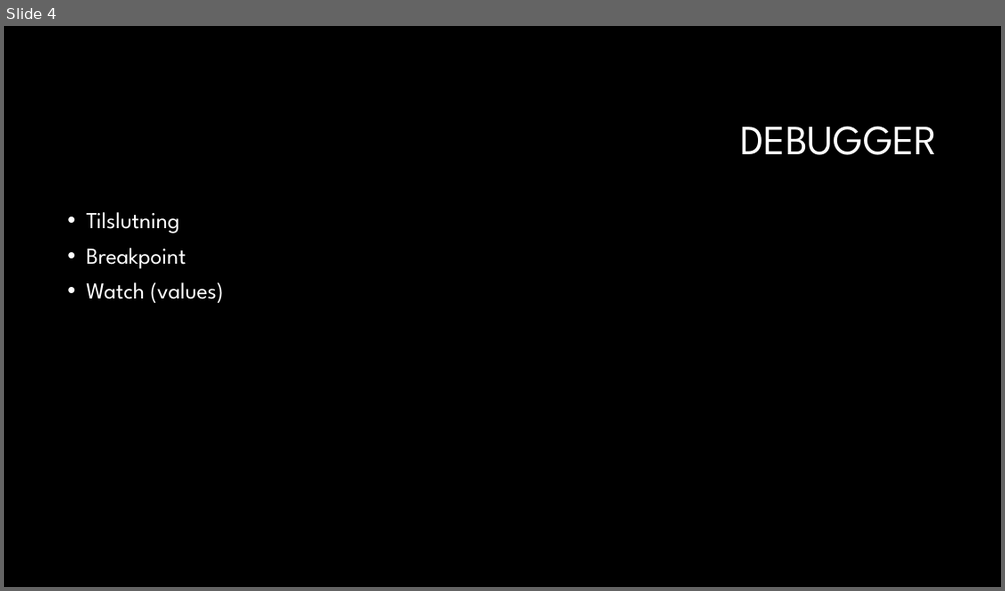
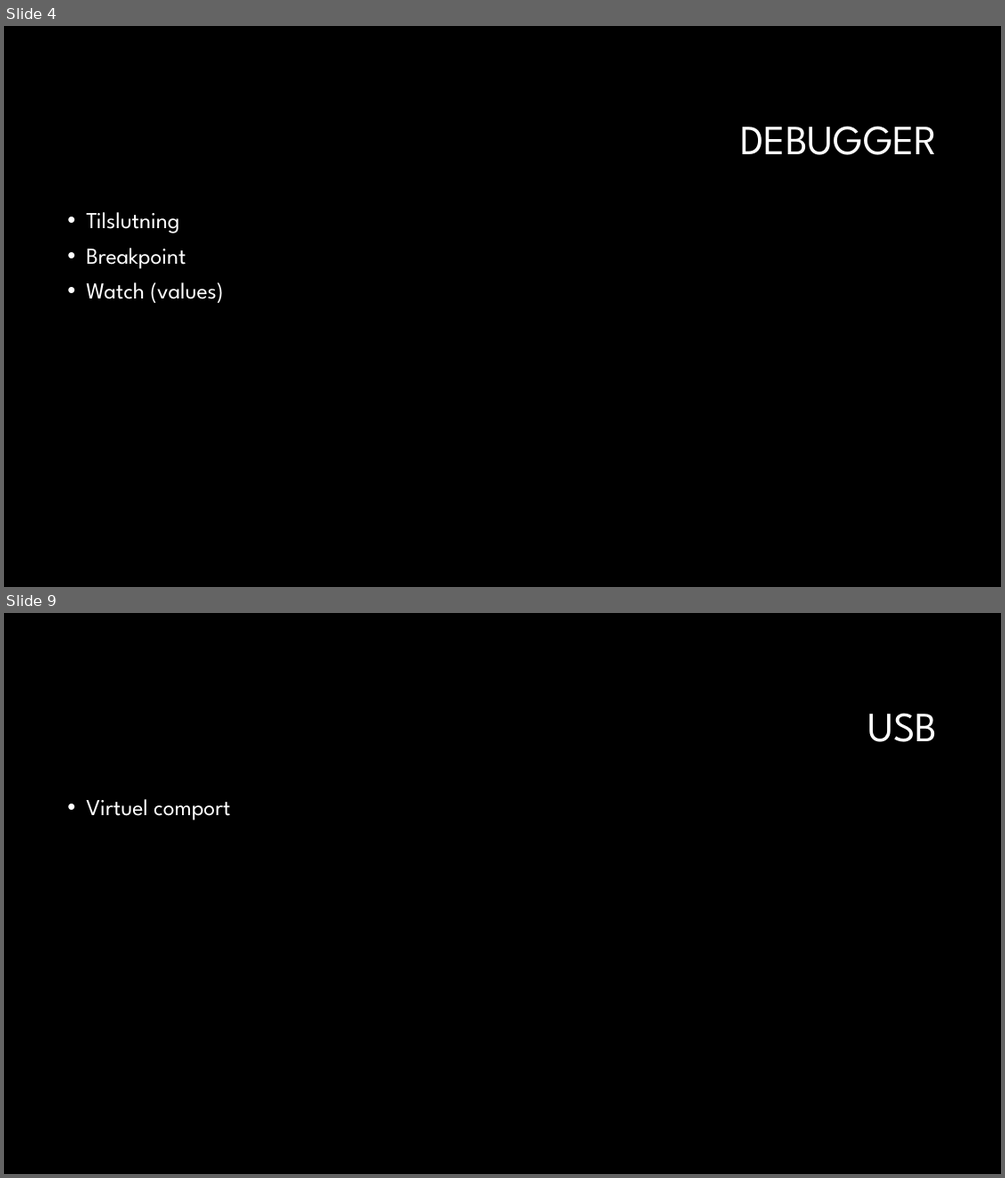
Before and after one commit to gert-lauritsen/STM32-Intro, a slide deck: STM32 Intro.pptx. Shown one above the other, each under a label of ours: slide 4 before the commit, slides 4 and 9 after it; the slides between them are not shown. The pictures are 1005x591 and 1005x1178 pixels, drawn with LibreOffice and Linux fonts; fonts in the diff are those of the drawing; background and template pictures are left out. Boxes give left, top, right and bottom in pixels: in the first picture for what was removed or moved away, otherwise in the second. Text is boxed around its words. In the diff, an @@ line names an element or a change of style, - is before the commit and + after.

```diff
--- a/STM32 Intro.pptx
+++ b/STM32 Intro.pptx
@@ slide 9 added at bbox=[4, 613, 1001, 1174], background #000000 @@
@@ title added at bbox=[868, 713, 938, 742], 40 pt, text #FFFFFF @@
+USB
@@ text added at bbox=[86, 799, 230, 820], 22 pt, text #FFFFFF @@
+• Virtuel comport
```
Also in this commit, not shown: 1 slide changed, 4 other slides added, 5 slides removed.
